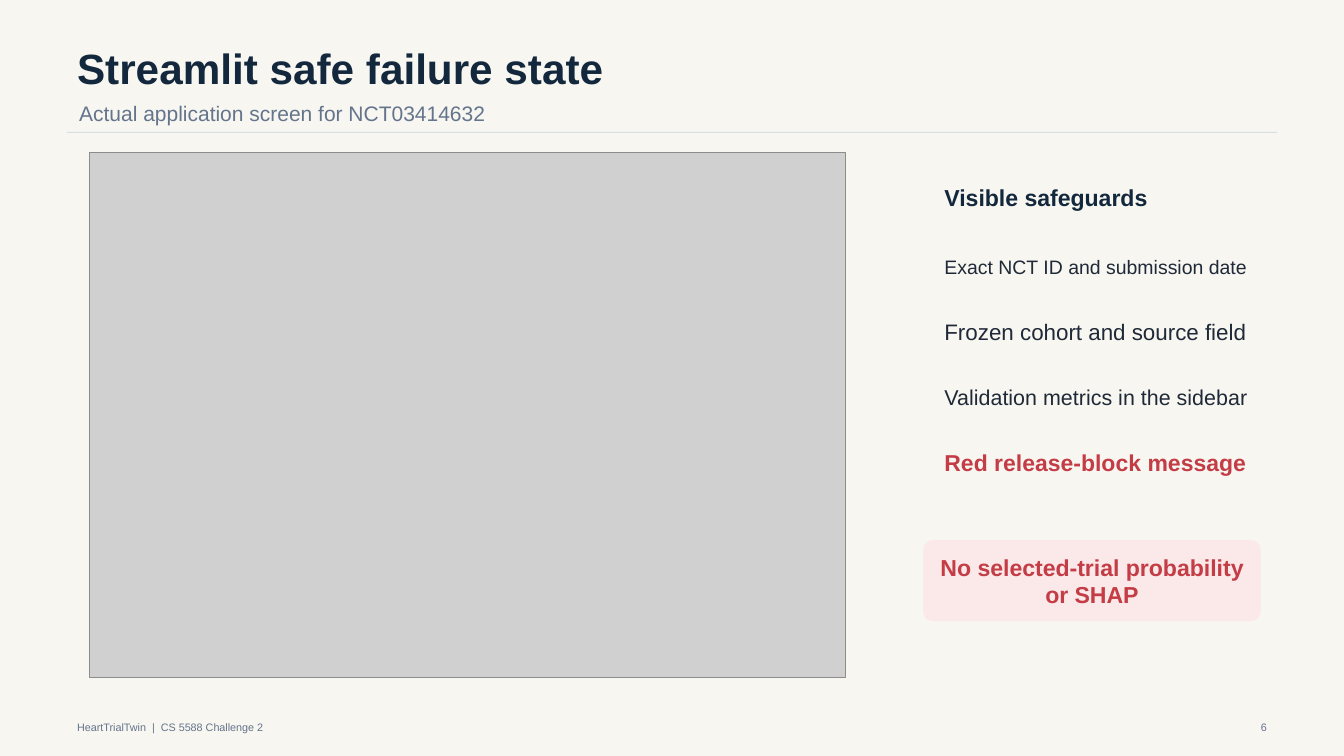
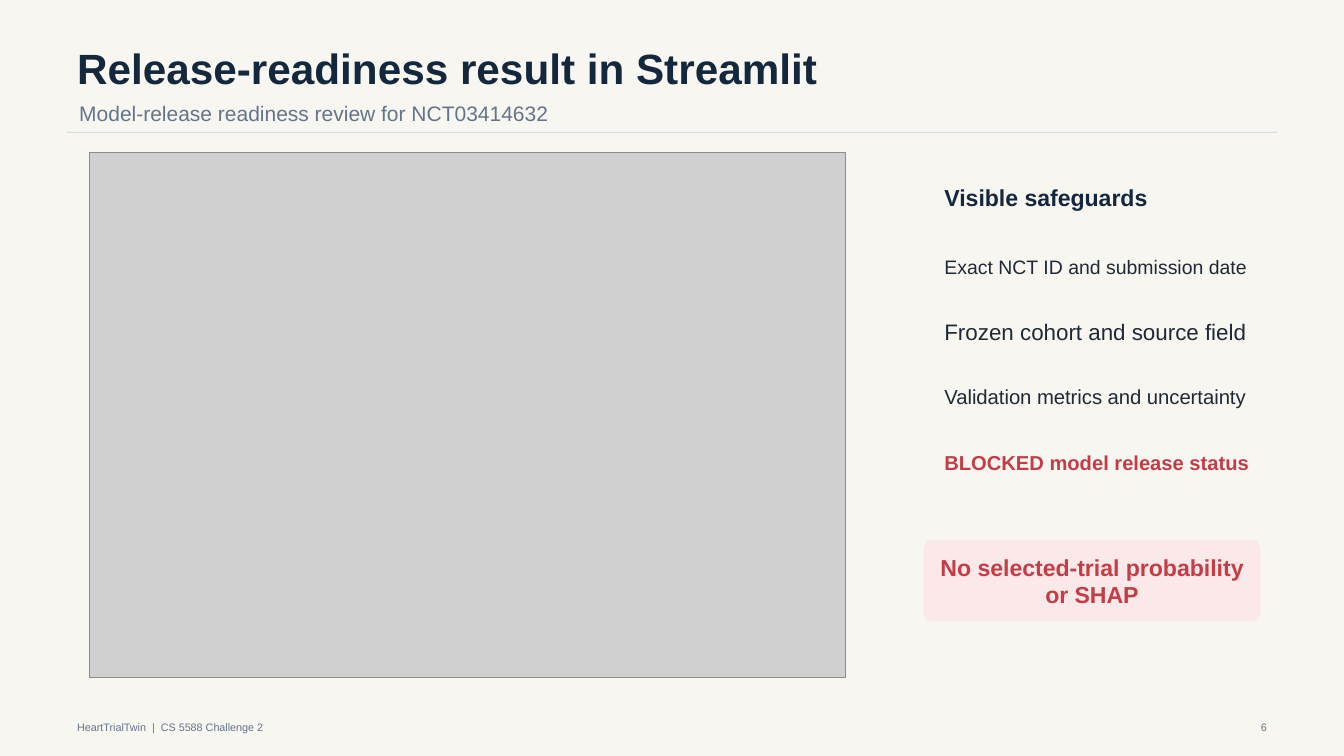
Before and after one commit to akwasianing/HeartTrialTwin, a slide deck: slide 6 of deliverables/HeartTrialTwin_Challenge2_Final.pptx. Drawn at 1344x756 pixels with LibreOffice and Linux fonts; fonts in the diff are those of the drawing; grey boxes stand for pictures. Boxes give left, top, right and bottom in pixels: in the first picture for what was removed or moved away, otherwise in the second. Text is boxed around its words. In the diff, an @@ line names an element or a change of style, - is before the commit and + after.

```diff
--- a/deliverables/HeartTrialTwin_Challenge2_Final.pptx
+++ b/deliverables/HeartTrialTwin_Challenge2_Final.pptx
@@ text at (77, 53, 817, 85): text changed @@
-Streamlit safe failure state
+Release-readiness result in Streamlit
@@ text at (79, 106, 547, 121): text changed @@
-Actual application screen for NCT03414632
+Model-release readiness review for NCT03414632
@@ text at (944, 389, 1246, 409): text changed; size 15.3 to 14.4 pt @@
-Validation metrics in the sidebar
+Validation metrics and uncertainty
@@ text at (944, 455, 1248, 470): text changed; size 16.4 to 14.4 pt @@
-Red release-block message
+BLOCKED model release status
```
Also in this commit, not shown: 8 other slides changed, 6 other files.
